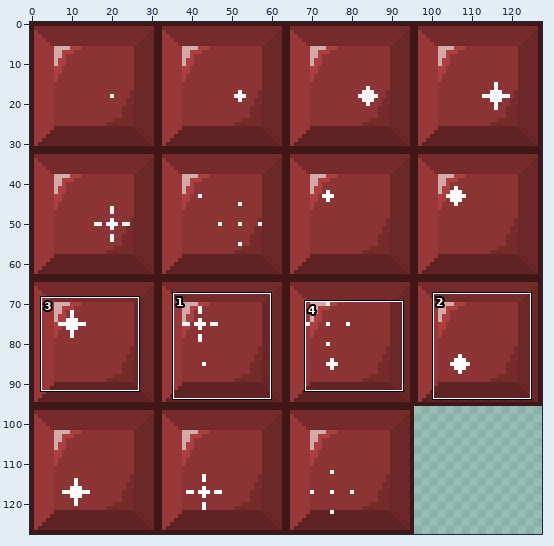
Sprite sheet -- Assets/Art/RedShine.png. The picture above shows the old version from afar; the outline marks the close-up.
Close-up. Before the commit:
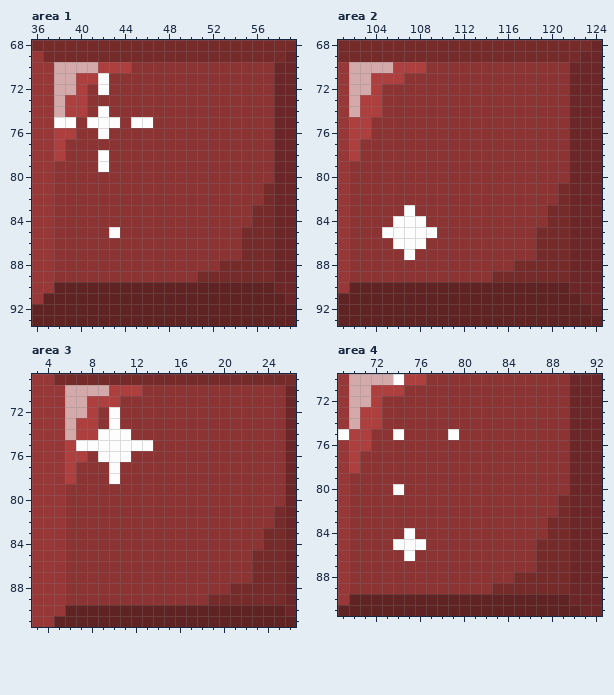
The file is 128x128 pixels. Shown: area 1: x 36..59, y 68..93; area 2: x 101..124, y 68..93; area 3: x 3..26, y 69..91; area 4: x 69..92, y 70..91. The commit also changed other parts of the picture, which this record leaves out.
Once edited:
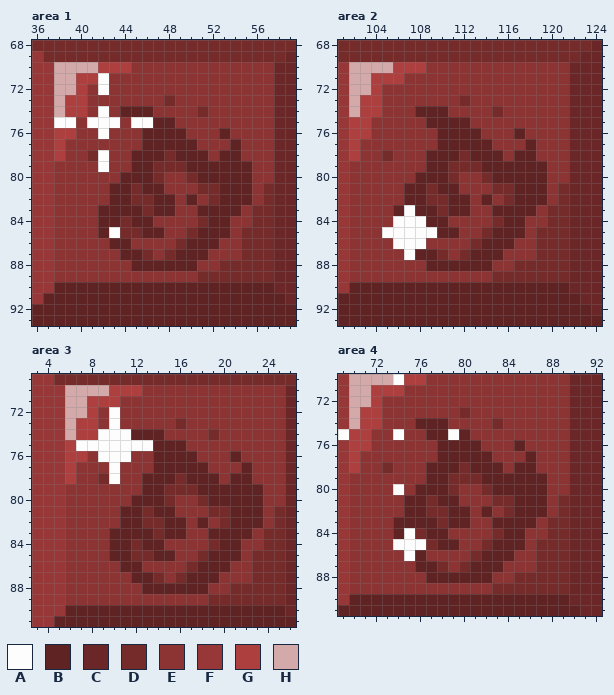
Palette (. is transparent): A #fdfdfd  B #602323  C #6b2727  D #762b2b  E #8c3333  F #973737  G #ad3f3f  H #d4a9a9
The exact change:
--- area 1
@@ x 36..59 @@
 72 FFHHGEAEEEEEEEEEEEEEEECC
-73 FFHGGEEEEEEEEEEEEEEEEECC
-74 FFHGGEAEEEEEEEEEEEEEEECC
-75 FFAAEAAAEAAEEEEEEEEEEECC
-76 FFGGEEAEEEEEEEEEEEEEEECC
-77 FFGEEEEEEEEEEEEEEEEEEECC
-78 FFGEEEAEEEEEEEEEEEEEEECC
-79 FFEEEEAEEEEEEEEEEEEEEECC
-80 FFEEEEEEEEEEEEEEEEEEEECC
-81 FFEEEEEEEEEEEEEEEEEEEDCC
-82 FFEEEEEEEEEEEEEEEEEEEDCC
-83 FFEEEEEEEEEEEEEEEEEEDDCC
-84 FFEEEEEEEEEEEEEEEEEEDDCC
-85 FFEEEEEAEEEEEEEEEEEDDDCC
-86 FFEEEEEEEEEEEEEEEEEDDDCC
-87 FFEEEEEEEEEEEEEEEEEDDDCC
-88 FFEEEEEEEEEEEEEEEDDDDDCC
+73 FFHGGEEEEEEEDEEEEEEEEECC
+74 FFHGGEAEBBBEEEEDEEEEEECC
+75 FFAAEAAAEAABBEEEEEEEEECC
+76 FFGGEEAEEEBBBBEEEBEEEECC
+77 FFGEEEEEEEBBBBBEEEBEEECC
+78 FFGEEDAEEBBBDBBBEBBEEECC
+79 FFEEEEAEEBBDDDBBBBBBEECC
+80 FFEEEEEEBBBDEEDBBBBBEECC
+81 FFEEEEEBBDBBEEEDDBBBEDCC
+82 FFEEEEEBBDDBBEBEDBBBEDCC
+83 FFEEEEBBBBDBBEEBBBBEDDCC
+84 FFEEEEBBDBBEEEEDBBEEDDCC
+85 FFEEEEBADDBBEEDBBBEDDDCC
+86 FFEEEEEBBEEEEDBBBEEDDDCC
+87 FFEEEEEEBBDEDBBBEEEDDDCC
+88 FFEEEEEEEBBBBBBEEDDDDDCC
 89 FFEEEEEEEEEEEEEDDDDDDDCC
--- area 2
@@ x 101..124 @@
 72 FHHGEEEEEEEEEEEEEEEEECCC
-73 FHGGEEEEEEEEEEEEEEEEECCC
-74 FHGGEEEEEEEEEEEEEEEEECCC
-75 FGGEEEEEEEEEEEEEEEEEECCC
-76 FGGEEEEEEEEEEEEEEEEEECCC
-77 FGEEEEEEEEEEEEEEEEEEECCC
-78 FGEEEEEEEEEEEEEEEEEEECCC
-79 FEEEEEEEEEEEEEEEEEEEECCC
-80 FEEEEEEEEEEEEEEEEEEEECCC
-81 FEEEEEEEEEEEEEEEEEEEDCCC
-82 FEEEEEEEEEEEEEEEEEEEDCCC
-83 FEEEEEAEEEEEEEEEEEEDDCCC
-84 FEEEEAAAEEEEEEEEEEEDDCCC
-85 FEEEAAAAAEEEEEEEEEDDDCCC
-86 FEEEEAAAEEEEEEEEEEDDDCCC
-87 FEEEEEAEEEEEEEEEEEDDDCCC
-88 FEEEEEEEEEEEEEEEDDDDDCCC
+73 FHGGEEEEEEEDEEEEEEEEECCC
+74 FHGGEEEBBBEEEEDEEEEEECCC
+75 FGGEEEEEBBBBEEEEEEEEECCC
+76 FGGEEEEEEBBBBEEEBEEEECCC
+77 FGEEEEEEEBBBBBEEEBEEECCC
+78 FGEEDEEEBBBDBBBEBBEEECCC
+79 FEEEEEEEBBDDDBBBBBBEECCC
+80 FEEEEEEBBBDEEDBBBBBEECCC
+81 FEEEEEBBDBBEEEDDBBBEDCCC
+82 FEEEEEBBDDBBEBEDBBBEDCCC
+83 FEEEEBABBDBBEEBBBBEDDCCC
+84 FEEEEAAABBEEEEDBBEEDDCCC
+85 FEEEAAAAABBEEDBBBEDDDCCC
+86 FEEEEAAAEEEEDBBBEEDDDCCC
+87 FEEEEEABBDEDBBBEEEDDDCCC
+88 FEEEEEEEBBBBBBEEDDDDDCCC
 89 FEEEEEEEEEEEEEDDDDDDDCCC
--- area 3
@@ x 3..26 @@
 72 FFFHHGEAEEEEEEEEEEEEEEEC
-73 FFFHGGEAEEEEEEEEEEEEEEEC
-74 FFFHGGAAAEEEEEEEEEEEEEEC
-75 FFFGAAAAAAAEEEEEEEEEEEEC
-76 FFFGGEAAAEEEEEEEEEEEEEEC
-77 FFFGEEEAEEEEEEEEEEEEEEEC
-78 FFFGEEEAEEEEEEEEEEEEEEEC
-79 FFFEEEEEEEEEEEEEEEEEEEEC
-80 FFFEEEEEEEEEEEEEEEEEEEEC
-81 FFFEEEEEEEEEEEEEEEEEEEDC
-82 FFFEEEEEEEEEEEEEEEEEEEDC
-83 FFFEEEEEEEEEEEEEEEEEEDDC
-84 FFFEEEEEEEEEEEEEEEEEEDDC
-85 FFFEEEEEEEEEEEEEEEEEDDDC
-86 FFFEEEEEEEEEEEEEEEEEDDDC
-87 FFFEEEEEEEEEEEEEEEEEDDDC
-88 FFFEEEEEEEEEEEEEEEDDDDDC
+73 FFFHGGEAEEEEEDEEEEEEEEEC
+74 FFFHGGAAABBBEEEEDEEEEEEC
+75 FFFGAAAAAAABBBEEEEEEEEEC
+76 FFFGGEAAAEEBBBBEEEBEEEEC
+77 FFFGEEEAEEEBBBBBEEEBEEEC
+78 FFFGEEDAEEBBBDBBBEBBEEEC
+79 FFFEEEEEEEBBDDDBBBBBBEEC
+80 FFFEEEEEEBBBDEEDBBBBBEEC
+81 FFFEEEEEBBDBBEEEDDBBBEDC
+82 FFFEEEEEBBDDBBEBEDBBBEDC
+83 FFFEEEEBBBBDBBEEBBBBEDDC
+84 FFFEEEEBBDBBEEEEDBBEEDDC
+85 FFFEEEEBBDDBBEEDBBBEDDDC
+86 FFFEEEEEBBEEEEDBBBEEDDDC
+87 FFFEEEEEEBBDEDBBBEEEDDDC
+88 FFFEEEEEEEBBBBBBEEDDDDDC
 89 FFFEEEEEEEEEEEEEDDDDDDDC
--- area 4
@@ x 69..92 @@
 72 FHHGEEEEEEEEEEEEEEEEECCC
-73 FHGGEEEEEEEEEEEEEEEEECCC
-74 FHGGEEEEEEEEEEEEEEEEECCC
-75 AGGEEAEEEEAEEEEEEEEEECCC
-76 FGGEEEEEEEEEEEEEEEEEECCC
-77 FGEEEEEEEEEEEEEEEEEEECCC
-78 FGEEEEEEEEEEEEEEEEEEECCC
-79 FEEEEEEEEEEEEEEEEEEEECCC
-80 FEEEEAEEEEEEEEEEEEEEECCC
-81 FEEEEEEEEEEEEEEEEEEEDCCC
-82 FEEEEEEEEEEEEEEEEEEEDCCC
-83 FEEEEEEEEEEEEEEEEEEDDCCC
-84 FEEEEEAEEEEEEEEEEEEDDCCC
-85 FEEEEAAAEEEEEEEEEEDDDCCC
-86 FEEEEEAEEEEEEEEEEEDDDCCC
-87 FEEEEEEEEEEEEEEEEEDDDCCC
-88 FEEEEEEEEEEEEEEEDDDDDCCC
+73 FHGGEEEEEEEDEEEEEEEEECCC
+74 FHGGEEEBBBEEEEDEEEEEECCC
+75 AGGEEAEEBBABEEEEEEEEECCC
+76 FGGEEEEEEBBBBEEEBEEEECCC
+77 FGEEEEEEEBBBBBEEEBEEECCC
+78 FGEEDEEEBBBDBBBEBBEEECCC
+79 FEEEEEEEBBDDDBBBBBBEECCC
+80 FEEEEAEBBBDEEDBBBBBEECCC
+81 FEEEEEBBDBBEEEDDBBBEDCCC
+82 FEEEEEBBDDBBEBEDBBBEDCCC
+83 FEEEEBBBBDBBEEBBBBEDDCCC
+84 FEEEEBADBBEEEEDBBEEDDCCC
+85 FEEEEAAADBBEEDBBBEDDDCCC
+86 FEEEEEABEEEEDBBBEEDDDCCC
+87 FEEEEEEBBDEDBBBEEEDDDCCC
+88 FEEEEEEEBBBBBBEEDDDDDCCC
 89 FEEEEEEEEEEEEEDDDDDDDCCC
Boxes around the changes in both close-ups, in picture pixels (x1, y1, x2, y2):
changed: (87, 95, 252, 271)
changed: (382, 95, 547, 271)
changed: (98, 418, 263, 594)
changed: (382, 407, 547, 583)
